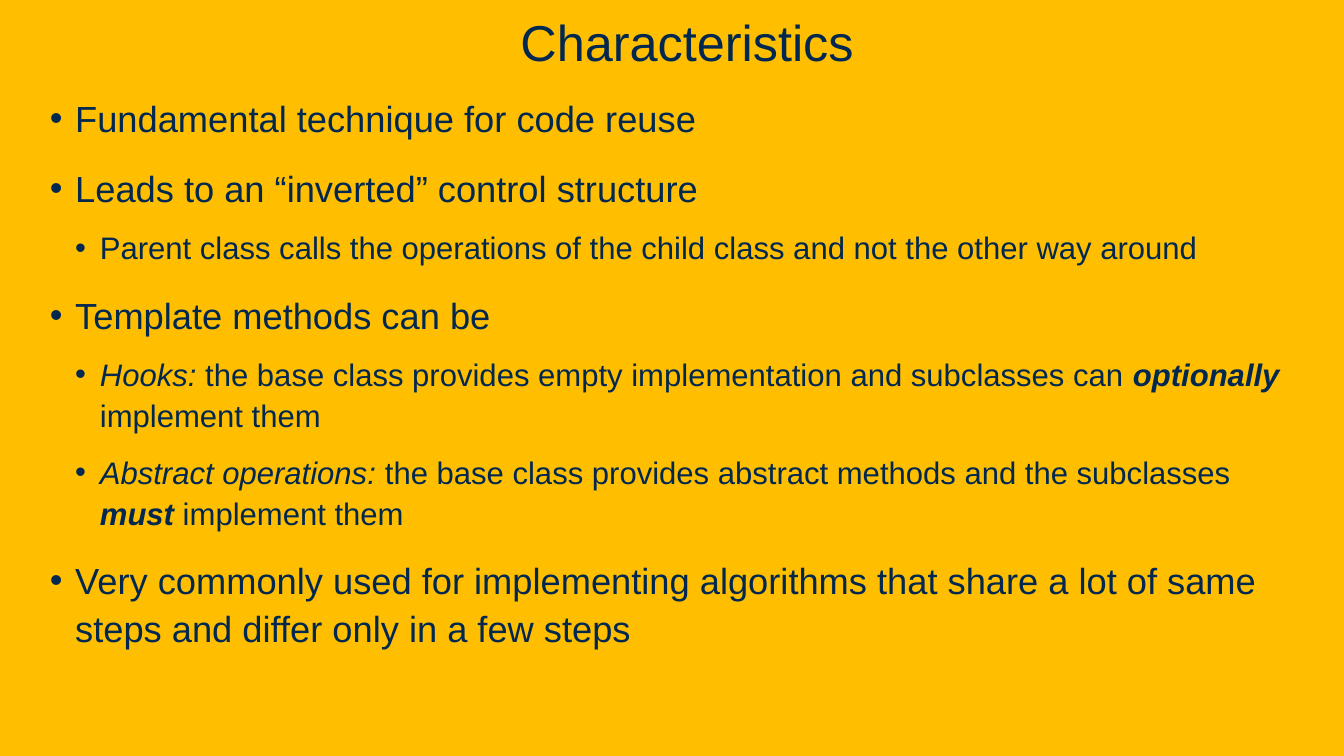
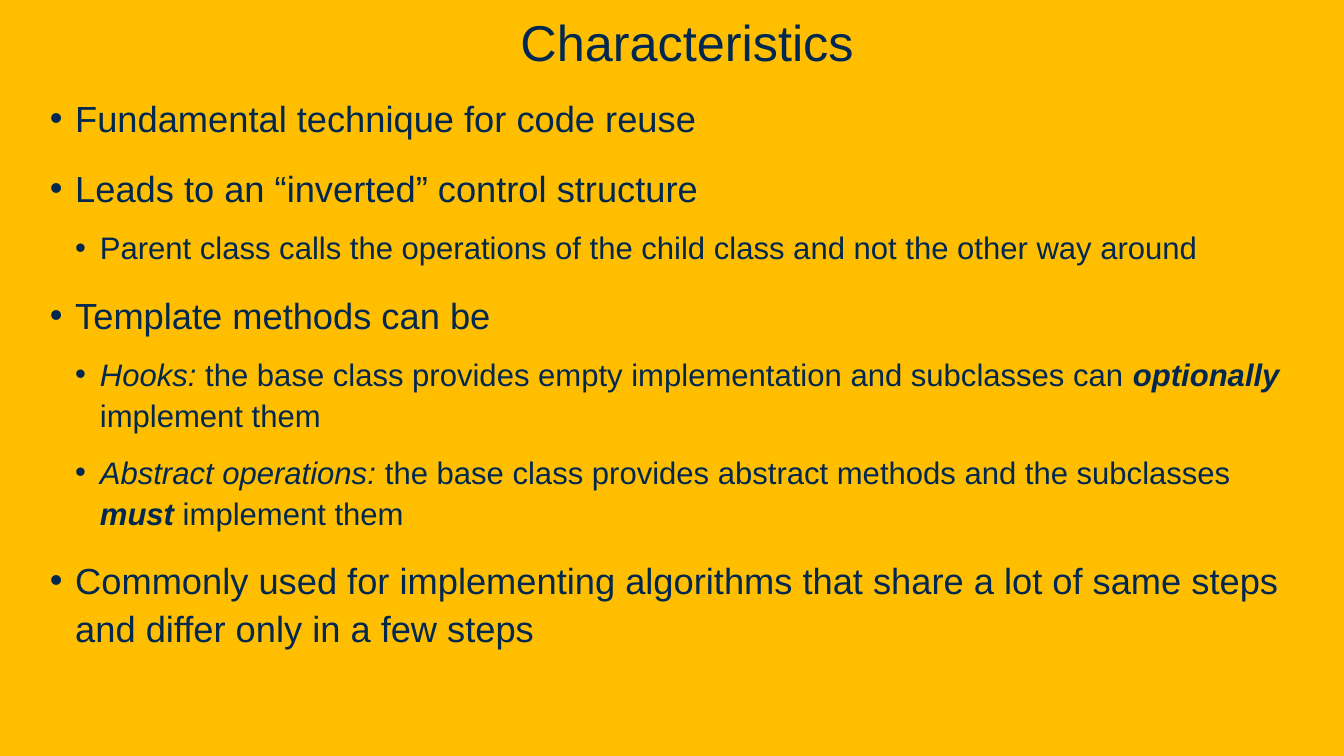
Before and after one commit to davsec-teaching/ECS160-Winter2025, a slide deck: slide 110 of slides/8_design_patterns.pptx (slide 111 before the commit). Drawn at 1344x756 pixels with LibreOffice and Linux fonts; fonts in the diff are those of the drawing; background and template pictures are left out. Boxes give left, top, right and bottom in pixels: in the first picture for what was removed or moved away, otherwise in the second. Text is boxed around its words. In the diff, an @@ line names an element or a change of style, - is before the commit and + after.

```diff
--- a/slides/8_design_patterns.pptx
+++ b/slides/8_design_patterns.pptx
@@ text at bbox=[75, 567, 1278, 648]: text changed @@
-• Very commonly used for implementing algorithms that share a lot of same steps and differ only in a few steps
+• Commonly used for implementing algorithms that share a lot of same steps and differ only in a few steps
```
Also in this commit, not shown: 10 other slides changed, 2 slides added, 1 slide removed, 1 other file.
